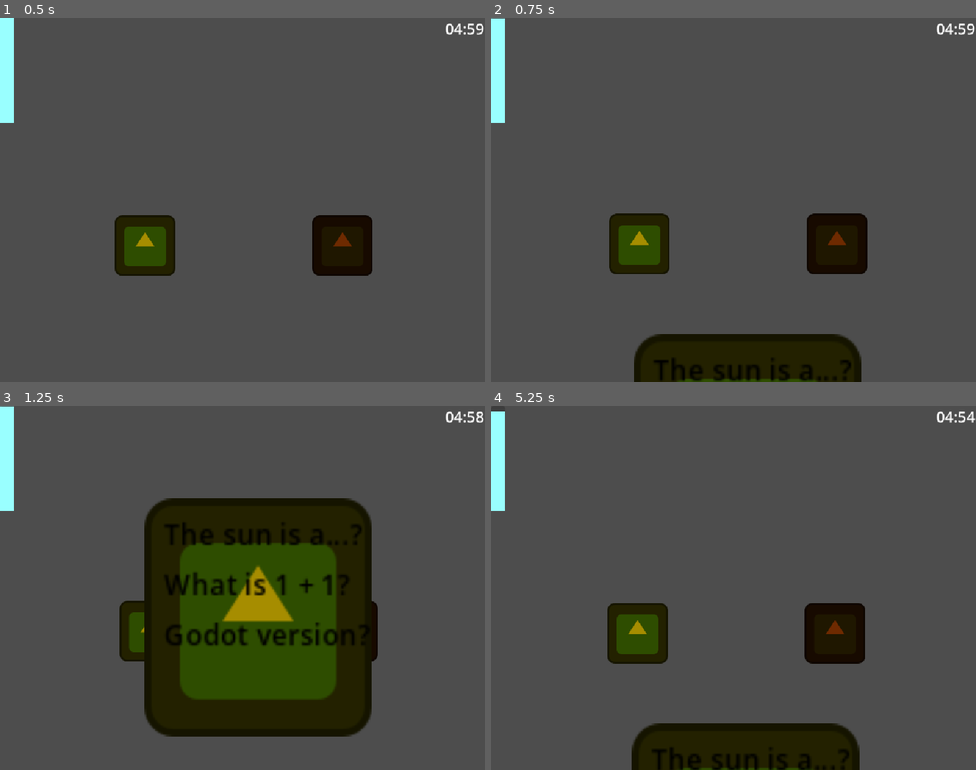
Above: before the commit, frames 1-4 (two rows, left to right).
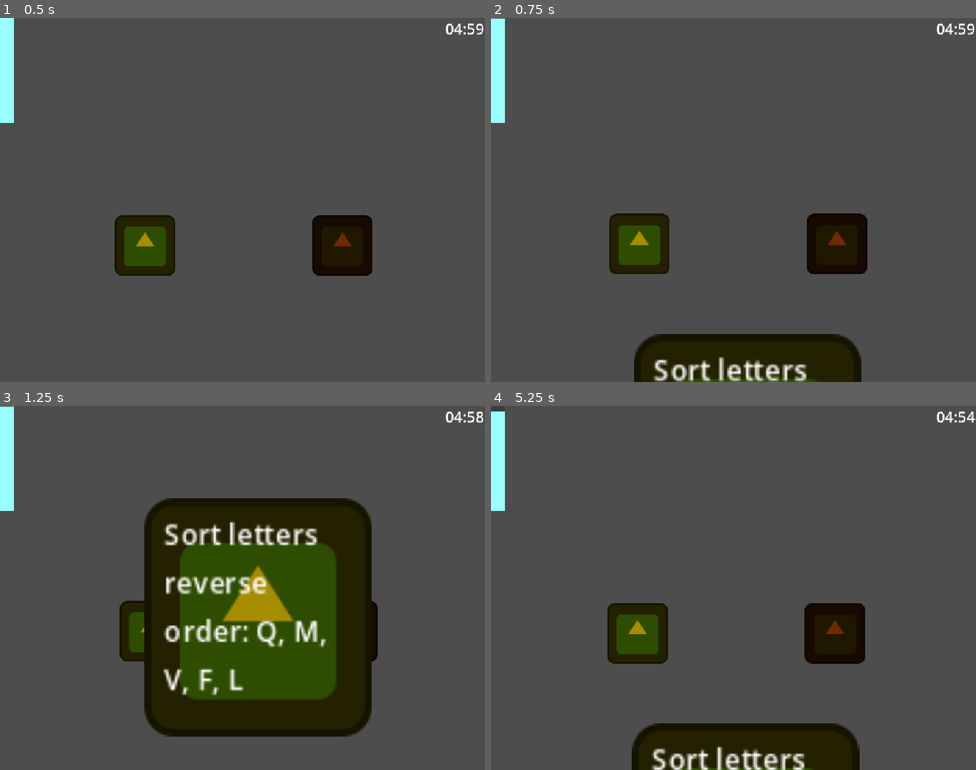
Above: after the commit, the same moments.

Repository: Medcro/JOB
Game: Godot game, scene res://scenes/game.tscn
Same seed, same stepped clock (60 frames per second), same inputs: the game is played once before the commit and once after it. The engine's default icon, where the game draws it, is replaced by a stand-in: a white triangle on a blue panel in a dark square.
Inputs (mouse positions are in pixels of both pictures, inside the frame that each line leads up to):
- Up to frame 1 (0.5 s): no input
- Up to frame 2 (0.75 s): tap Enter (ui_accept) at 0.5 s; move the mouse to (636, 247) at 0.52 s; hold Enter (ui_accept) from 0.53 s (still down); tap Space at 0.6 s; click (636, 247) at 0.67 s
- Up to frame 3 (1.25 s): keep holding Enter (ui_accept)
- Up to frame 4 (5.25 s): move the mouse to (840, 631) at 1.27 s; release Enter (ui_accept) at 1.28 s; tap Enter (ui_accept) at 1.35, 1.52, 1.82, 2, 3.02, 3.32, 3.5, 4.52, 4.82, 5 s; click (840, 631) at 1.42 s; tap Space at 1.55, 2.1, 2.85, 4.35, 5.1 s; move the mouse to (588, 533) at 2.02 s; hold Enter (ui_accept) 2.03-2.78 s; click (588, 533) at 2.17 s; move the mouse to (757, 588) at 2.77 s; click (757, 588) at 2.92 s; move the mouse to (660, 497) at 3.52 s; hold Enter (ui_accept) 3.53-4.28 s; click (660, 497) at 3.67 s; move the mouse to (840, 569) at 4.27 s; click (840, 569) at 4.42 s; move the mouse to (636, 606) at 5.02 s; hold Enter (ui_accept) from 5.03 s (still down); click (636, 606) at 5.17 s

Frame 1 is identical in both runs. In frame 2, 1.3% of the frame differs, in the area x 33-75%, y 93-100%; in frame 3, 4.4%, in the area x 33-76%, y 31-80%; in frame 4, 1.3%.

Commit message:
feat: question list

Diff:
--- a/scenes/game.tscn
+++ b/scenes/game.tscn
@@ -112,22 +112,34 @@
 scale = Vector2(3.751369, 3.9219594)
 
 [node name="VBoxContainer" type="VBoxContainer" parent="Papers/paper1" unique_id=1023672649]
-offset_left = -53.047318
-offset_top = -57.369293
-offset_right = -13.0473175
-offset_bottom = -17.369293
+offset_left = -53.047314
+offset_top = -57.36931
+offset_right = 46.952686
+offset_bottom = -17.369308
 metadata/_edit_use_anchors_ = true
+
+[node name="Label" type="Label" parent="Papers/paper1/VBoxContainer" unique_id=912235864]
+layout_mode = 2
+autowrap_mode = 2
 
 [node name="paper2" parent="Papers" unique_id=1876787906 instance=ExtResource("1_yqjtg")]
 position = Vector2(592, 1010.00006)
 scale = Vector2(3.7161357, 3.9905565)
 
 [node name="VBoxContainer" type="VBoxContainer" parent="Papers/paper2" unique_id=500226139]
-offset_left = -58.663086
-offset_top = -57.385498
-offset_right = -18.663086
-offset_bottom = -17.385498
+offset_left = -32.8298
+offset_top = -32.32635
+offset_right = 29.1702
+offset_bottom = 7.673649
+theme_override_constants/separation = 30
 metadata/_edit_use_anchors_ = true
+
+[node name="SubmitButton" type="Button" parent="Papers/paper2/VBoxContainer" unique_id=1792986692]
+layout_mode = 2
+text = "submit"
+
+[node name="LineEdit" type="LineEdit" parent="Papers/paper2/VBoxContainer" unique_id=1776344019]
+layout_mode = 2
 
 [node name="AnimationPlayer" type="AnimationPlayer" parent="." unique_id=1679553784]
 libraries/ = SubResource("AnimationLibrary_lbhrr")
@@ -154,4 +166,5 @@
 
 [node name="QTETimer" type="Timer" parent="CanvasLayer/QTE" unique_id=1669069871]
 
+[connection signal="pressed" from="Papers/paper2/VBoxContainer/SubmitButton" to="paper/Clickable" method="_on_submit_button_pressed"]
 [connection signal="timeout" from="CanvasLayer/QTE/QTETimer" to="." method="_on_qte_timer_timeout"]
--- a/scripts/clickable.gd
+++ b/scripts/clickable.gd
@@ -8,25 +8,116 @@
 @onready var papers: Node2D = $"../../Papers"
 
 var quiz_generated = false
+var current_question_index : int = 0
 
 var hasPlayed : bool = false
 signal timer_timeout
 signal paper_closed
 
-@onready var q_vbox = $"../../Papers/paper1/VBoxContainer"
-@onready var a_vbox = $"../../Papers/paper2/VBoxContainer"
+@onready var question_label = $"../../Papers/paper1/VBoxContainer/Label"
+@onready var answer_input = $"../../Papers/paper2/VBoxContainer/LineEdit"
 
 var quiz_items = [
+	# --- Sorting Numbers ---
+	{"q": "Sort largest to smallest: 0.250, 5, 6, 1, 9", "a": "9, 6, 5, 1, 0.250"},
+	{"q": "Sort descending: 6/7, 6/9, 9/6, 4/20, 6/6", "a": "9/6, 6/6, 6/7, 6/9, 4/20"},
+	{"q": "Sort backwards: 0.6810, 0.603, 0.687, 0.631, 0.6313", "a": "0.687, 0.6810, 0.6313, 0.631, 0.603"},
+	{"q": "Sort diminishing order: 3/4, 0.85, 7/10, 0.71, 4/5", "a": "0.85, 4/5, 3/4, 0.71, 7/10"},
+	{"q": "Sort from the biggest: 5/8, 0.60, 2/3, 0.65, 7/11", "a": "2/3, 0.65, 7/11, 5/8, 0.60"},
+	{"q": "Sort largest to smallest: 696, 969, 699, 996, 966", "a": "996, 969, 966, 699, 696"},
+	{"q": "Sort descending: 373, -337, 733, -733, -373", "a": "733, 373, -337, -373, -733"},
+	{"q": "Sort backwards: 42, 7, 100, 5, 12", "a": "100, 42, 12, 7, 5"},
+	{"q": "Sort diminishing order: 7/8, 0.88, 0.80, 5/6, 0.85", "a": "0.88, 7/8, 0.85, 5/6, 0.80"},
+	{"q": "Sort from the biggest: -15, -400, -2, -99, -250", "a": "-2, -15, -99, -250, -400"},
+	{"q": "Sort smallest to largest: 188, -188, 88, -8, 0", "a": "-188, -8, 0, 88, 188"},
+	{"q": "Sort ascending: -0.7, 2/5, -3/4, 0.45, -1/2", "a": "-3/4, -0.7, -1/2, 2/5, 0.45"},
+	{"q": "Sort increasingly bigger: -272, -722, -27, -72, -277", "a": "-722, -277, -272, -72, -27"},
+	{"q": "Sort from the smallest: 2.5, -3, 1/2, 4, 0.1", "a": "-3, 0.1, 2.5, 1/2, 4"},
+	{"q": "Sort increasing magnitude: 5/9, -1.2, 0.50, -1/2, 0.55", "a": "-1.2, -1/2, 0.50, 0.55, 5/9"},
+	{"q": "Sort smallest to largest: 99, 12, 88, 33, 76", "a": "12, 33, 76, 88, 99"},
+	{"q": "Sort ascending: 8, 7, -7, -8, 87", "a": "-8, -7, 7, 8, 87"},
+	{"q": "Sort increasingly bigger: 1/4, 0.8, 2, 1/10, 0.5", "a": "1/10, 1/4, 0.5, 0.8, 2"},
+	{"q": "Sort from the smallest: -82, -7, -13, 73, -37", "a": "-82, -37, -13, -7, 73"},
+	{"q": "Sort increasing magnitude: -3.5, -3.9, 2.6, -4.2, -3.7", "a": "-4.2, -3.9, -3.7, -3.5, 2.6"},
+
+	# --- Sorting Letters ---
+	{"q": "Sort letters reverse order: Q, M, V, F, L", "a": "V, Q, M, L, F"},
+	{"q": "Sort letters back to front: K, B, X, P, W", "a": "X, W, P, K, B"},
+	{"q": "Sort letters backwards: H, Z, R, J, S", "a": "Z, S, R, J, H"},
+	{"q": "Sort letters reverse order: T, N, D, G, Y", "a": "Y, T, N, G, D"},
+	{"q": "Sort letters back to front: E, A, I, U, O", "a": "U, O, I, E, A"},
+	{"q": "Sort letters backwards: L, Z, B, R, V", "a": "Z, V, R, L, B"},
+	{"q": "Sort letters reverse order: I, N, T, E, R", "a": "T, R, N, I, E"},
+	{"q": "Sort letters back to front: V, I, E, W", "a": "W, V, I, E"},
+	{"q": "Sort letters backwards: A, N, X, I, E, T, Y", "a": "Y, X, T, N, I, E, A"},
+	{"q": "Sort letters reverse order: N, E, R, V, O, U, S", "a": "V, U, S, R, O, N, E"},
+	{"q": "Sort letters in order: J, O, B", "a": "B, O, J"},
+	{"q": "Sort letters front to back: P, F, X, H, Q", "a": "F, H, P, Q, X"},
+	{"q": "Sort letters alphabetically: J, C, Y, K, A", "a": "A, C, K, J, Y"},
+	{"q": "Sort letters in order: W, G, B, S, M", "a": "B, G, M, S, W"},
+	{"q": "Sort letters front to back: U, N, E, A, S, Y", "a": "A, E, N, S, U, Y"},
+	{"q": "Sort letters alphabetically: F, E, A, R", "a": "A, E, F, R"},
+	{"q": "Sort letters in order: P, A, N, I, C", "a": "A, C, I, N, P"},
+	{"q": "Sort letters front to back: F, R, I, G, H, T", "a": "F, G, H, I, R, T"},
+	{"q": "Sort letters alphabetically: S, C, A, R, Y", "a": "A, C, R, S, Y"},
+	{"q": "Sort letters in order: B, R, E, A, T, H", "a": "A, B, E, H, R, T"},
+
+	# --- Basic Math ---
 	{"q": "What is 1 + 1?", "a": "2"},
-	{"q": "The sun is a...?", "a": "star"},
-	{"q": "Godot version?", "a": "4.6"}
+	{"q": "What is 2 x 3?", "a": "6"},
+	{"q": "What is 2 + 3?", "a": "5"},
+	{"q": "What is the smallest prime number?", "a": "2"},
+	{"q": "What is 5 + 10 + 15?", "a": "30"},
+	{"q": "What is 2^8?", "a": "256"},
+	{"q": "What is 49 - 56?", "a": "-7"},
+	{"q": "What is 100 / 20?", "a": "5"},
+	{"q": "What is 100 / 25?", "a": "4"},
+	{"q": "What is 8 / 2 (2 + 2)?", "a": "16"},
+	{"q": "What is 8 x 8 + 8 - 8 / 8?", "a": "71"},
+	{"q": "What is 9 + 10?", "a": "19"},
+	{"q": "What is 1 + 2 + 3 + 4 + 5?", "a": "15"},
+	{"q": "What is -99292 x 299 / 29219 x 0 + 1?", "a": "1"},
+	{"q": "What is 89 - 107?", "a": "-18"},
+	{"q": "What is 69 + 67?", "a": "136"},
+	{"q": "What is 5^5?", "a": "3125"},
+	{"q": "What is 12 x 5?", "a": "60"},
+	{"q": "What is 16 + 15?", "a": "31"},
+	{"q": "What is 111 + 999?", "a": "1110"},
+
+	# --- Number Patterns ---
+	{"q": "Next number: 2, 4, 8, 16, ...", "a": "32"},
+	{"q": "Fill in blank: 1, ..., 5, 7, 9, 11", "a": "3"},
+	{"q": "Next number: 1, 2, 4, 7, 11, ...", "a": "16"},
+	{"q": "Next number: 0, 1, 1, 2, 3, 5, 8, ...", "a": "13"},
+	{"q": "Next number: 1, 8, 27, 64, ...", "a": "125"},
+	{"q": "Fill in blank: ..., -15, -10, -5, 0", "a": "-20"},
+	{"q": "Next number: 160, 80, 40, 20, ...", "a": "10"},
+	{"q": "Next number: 48, 24, 12, 6, ...", "a": "3"},
+	{"q": "Next number: 50, 49, 47, 44, 40, ...", "a": "35"},
+	{"q": "Next number: 21, 15, 10, 6, 3, ...", "a": "1"},
+
+	# --- Word Problems ---
+	{"q": "3 pizzas, 8 slices each. 4 friends share equally. Each gets?", "a": "6"},
+	{"q": "235 books. 123 out, 56 back. Total now?", "a": "168"},
+	{"q": "150 unread emails. 85 new. 40 archived. Current total?", "a": "195"},
+	{"q": "480 mins work. 45 mtg, 90 review, 60 lunch. Mins left?", "a": "285"},
+	{"q": "6 interviews. 45 mins each. Total minutes?", "a": "270"},
+
+	# --- Proofreading ---
+	{"q": "Wrong word: 'I hope your going to the party tonight...'", "a": "your"},
+	{"q": "Wrong word: '...because we were way to busy...'", "a": "to"},
+	{"q": "Wrong word: '...stay late... tonight then have to come...'", "a": "then"},
+	{"q": "Wrong word: '...please make sure you grab an uniform...'", "a": "an"},
+	{"q": "Wrong word: '...so please bare with me...'", "a": "bare"}
 ]
 
 func _ready() -> void:
 	timer.one_shot = true
 	timer.timeout.connect(_on_timer_timeout)
+	quiz_items.shuffle()
+	answer_input.text_submitted.connect(_on_answer_submitted)
 
-func _process(delta):
+func _process(_delta):
 	if Input.is_action_just_pressed("ui_accept") and hasPlayed:
 		close_paper()
 
@@ -40,18 +131,16 @@
 			close_paper()
 
 func open_paper():
-	if not quiz_generated:
-		generate_quiz()
-		quiz_generated = true
+	update_ui_text()
+
 	Clickable.is_any_paper_active = true
 	anim.play(target)
 	await get_tree().create_timer(0.3).timeout
 	hasPlayed = true
+	answer_input.grab_focus()
 	timer.start()
 
 func close_paper():
-	if check_answers():
-		print("win")
 	anim.play_backwards(target)
 	await get_tree().create_timer(0.3).timeout
 	hasPlayed = false
@@ -63,29 +152,38 @@
 	print("Timer has finished!")
 	timer_timeout.emit()
 
-func generate_quiz():
-	for n in q_vbox.get_children(): n.queue_free()
-	for n in a_vbox.get_children(): n.queue_free()
+func update_ui_text():
+	if current_question_index < quiz_items.size():
+		var data = quiz_items[current_question_index]
+		question_label.text = data["q"]
+		answer_input.text = ""
+		answer_input.modulate = Color.WHITE
+	else:
+		question_label.text = "All Done!"
+		answer_input.visible = false
 
-	quiz_items.shuffle()
 
-	for item in quiz_items:
-		var q_label = Label.new()
-		q_label.text = item["q"]
-		q_label.add_theme_color_override("font_color", Color.BLACK) # If paper is white
-		q_vbox.add_child(q_label)
+func _on_answer_submitted(submitted_text: String):
+	if current_question_index >= quiz_items.size():
+		return
 
-		var a_input = LineEdit.new()
-		a_input.placeholder_text = "Answer..."
-		a_input.set_meta("correct", item["a"])
-		a_vbox.add_child(a_input)
+	var correct_ans = quiz_items[current_question_index]["a"].to_lower()
+	var user_ans = submitted_text.replace(" ", "").to_lower()
+	var real_ans = correct_ans.replace(" ", "").to_lower()
 
-func check_answers() -> bool:
-	var all_correct = true
-	for input in a_vbox.get_children():
-		if input is LineEdit:
-			var user_ans = input.text.strip_edges().to_lower()
-			var real_ans = input.get_meta("correct").to_lower()
-			if user_ans != real_ans:
-				all_correct = false
-	return all_correct
+	if user_ans == correct_ans:
+		print("Correct!")
+		current_question_index += 1
+
+		update_ui_text()
+
+		if current_question_index < quiz_items.size():
+			await get_tree().process_frame
+			answer_input.grab_focus()
+	else:
+		print("Wrong!")
+		answer_input.text = ""
+		answer_input.grab_focus()
+
+func _on_submit_button_pressed() -> void:
+	_on_answer_submitted(answer_input.text)
